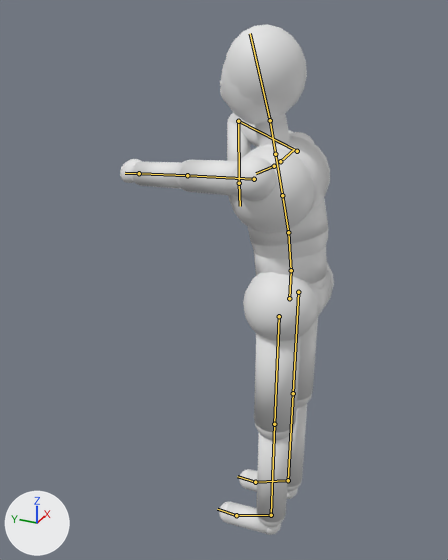
The Blender file previs/rig/mannequin.blend as it was, and as the next commit left it.
Both versions are drawn from a 50 mm lens placed at (-1.773, -0.56, 1.859), pointed at (0.12, 0.292, 0.913). The axes (+X, +Y, +Z) are drawn at lower left. The lights are the same throughout. The first picture is the older version. Both versions are drawn at frame 1 of the action 'leanout'; the numbers are the values there. The bones that bend it are drawn over the model as lines.

Objects in the first picture: 'MannequinMesh'.
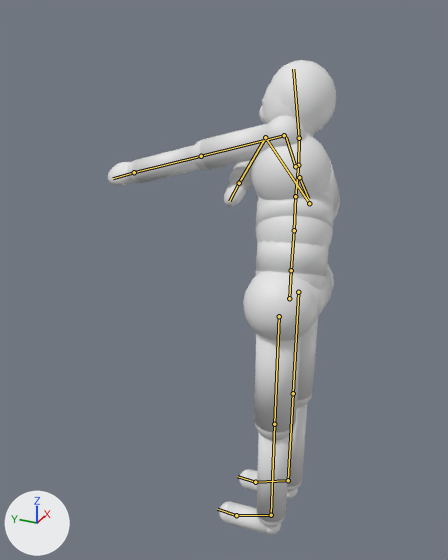
Changed parts and their boxes (x1, y1, x2, y2) in the pictures (448 x 560 px):
'MannequinMesh', posed (8% wider, 7% shorter)
    before: (120, 24, 334, 535)
    after: (108, 60, 340, 535)
bone 'Spine', root to tip
    before: (291, 270) to (288, 232)
    after: (291, 270) to (294, 230)
bone 'Spine1', root to tip
    before: (288, 232) to (282, 195)
    after: (294, 230) to (295, 196)
bone 'Spine2', root to tip
    before: (282, 195) to (275, 154)
    after: (295, 196) to (298, 165)
bone 'Neck', root to tip
    before: (275, 154) to (270, 120)
    after: (298, 165) to (299, 138)
bone 'Head', root to tip
    before: (270, 120) to (250, 33)
    after: (299, 138) to (293, 69)
bone 'LeftArm', root to tip
    before: (254, 179) to (187, 175)
    after: (284, 135) to (201, 156)
bone 'RightArm', root to tip
    before: (297, 151) to (238, 121)
    after: (309, 203) to (265, 137)
bone 'RightForeArm', root to tip
    before: (238, 121) to (239, 183)
    after: (265, 137) to (239, 183)

What the commit changed:
Bone 'Spine' (bone_spine) turns from (-6, 0, 0) to (-6, 0, -25) degrees about its own x, y and z.
Bone 'Spine1' (bone_spine1) turns from (-6, 0, 0) to (-6, 0, -15) degrees about its own x, y and z.
Bone 'Spine2' (bone_spine2) turns from (0, 0, 0) to (0, 0, -10) degrees about its own x, y and z.
Bone 'Neck' (bone_neck) turns from (0, 0, 0) to (0, 0, 13) degrees about its own x, y and z.
Bone 'Head' (bone_head) turns from (-4, 0, 0) to (-4, 0, 10) degrees about its own x, y and z.
Bone 'LeftArm' (bone_leftarm) turns from (108, 18, 39) to (85, 9, -8) degrees about its own x, y and z.
Bone 'RightArm' (bone_rightarm) turns from (93, 31, -38) to (150, 20, -46) degrees about its own x, y and z.
Bone 'RightForeArm' (bone_rightforearm) turns from (-2, 4, 131) to (-2, 3, 113) degrees about its own x, y and z.
